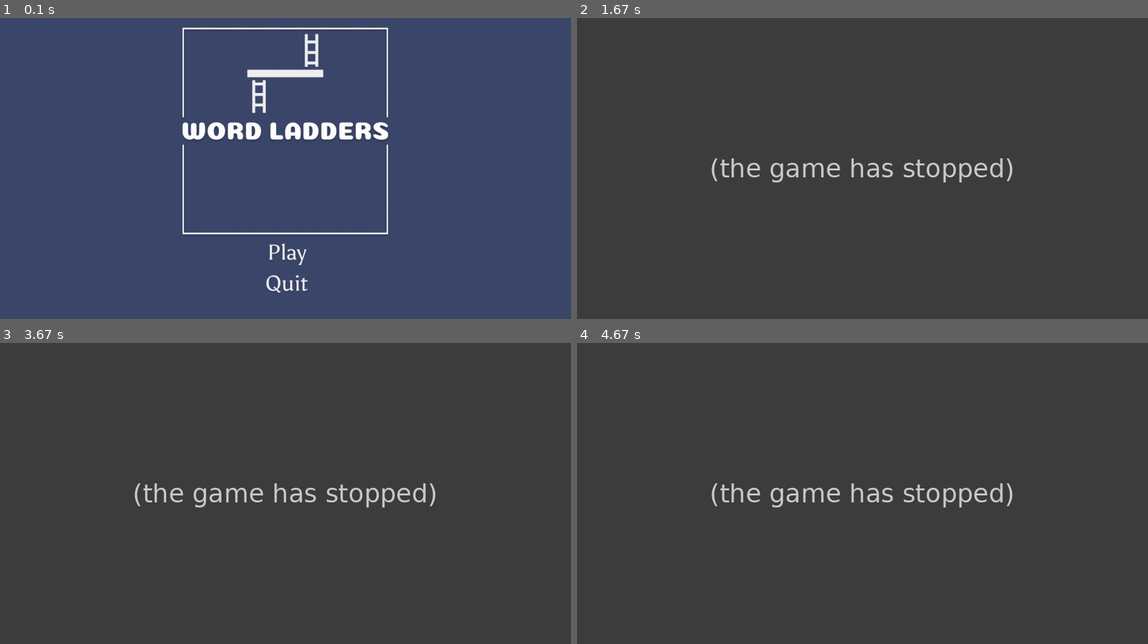
Above: before the commit, frames 1-4 (two rows, left to right).
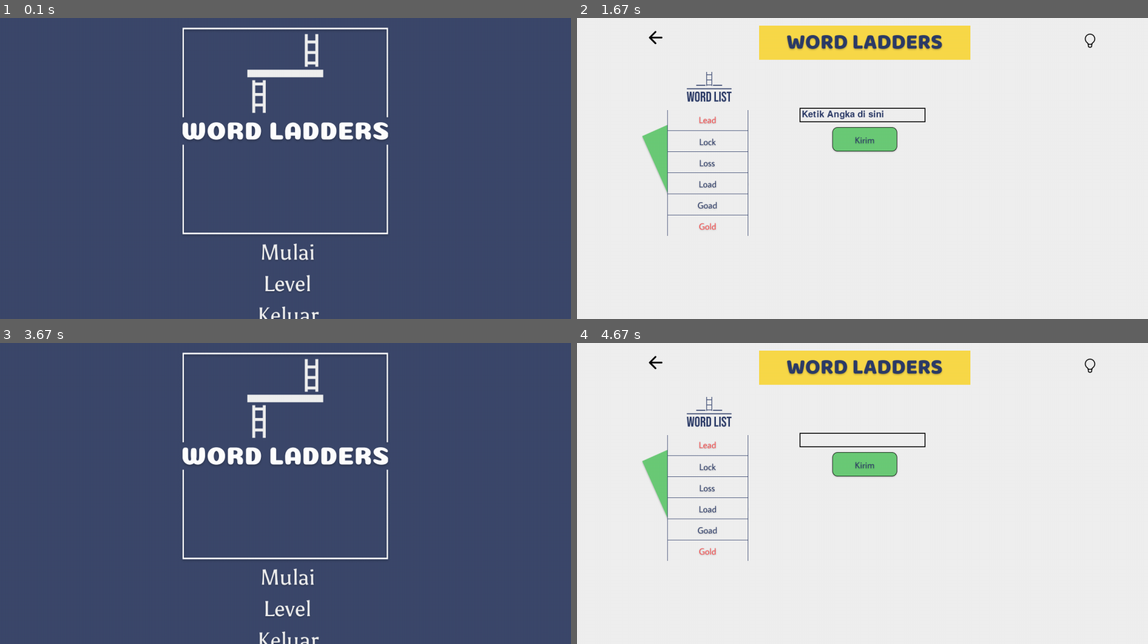
Above: after the commit, the same moments.

Repository: dagdo03/Project_KB
Game: pygame game, started from pygame/main.py
Two runs of this game, one before a commit and one after it. Both use one fixed random seed, a clock stepped at 60 frames per second and the inputs below.
Inputs (mouse positions are in pixels of both pictures, inside the frame that each line leads up to):
- Up to frame 1 (0.1 s): no input
- Up to frame 2 (1.67 s): click (862, 282) at 0.38 s; click (788, 132) at 0.72 s; click (656, 39) at 1.05 s; click (862, 252) at 1.38 s
- Up to frame 3 (3.67 s): click "Ketik Angka di sini" at 1.72 s; click (256, 571) at 2.05 s; click (268, 442) at 2.38 s; click (205, 430) at 2.72 s; click (79, 364) at 3.55 s
- Up to frame 4 (4.67 s): click (862, 607) at 3.88 s; click (748, 457) at 4.22 s; click "Ketik Angka di sini" at 4.55 s

The runs differ from the first frame. In frame 1, 0.6% of the frame differs, in the area x 45-56%, y 74-100%; in frame 2, 100%; in frame 3, 100%, in the area x 0-100%, y 0-100%; in frame 4, 100%.
Before the commit the program exited at 0.38 s; later frames show no game.

Commit message:
Feat: add select level feature

Diff:
--- a/pygame/main.py
+++ b/pygame/main.py
@@ -51,7 +51,7 @@
 
 #load button image
 play_img = pygame.image.load('pygame/Assets/play_icon.png').convert_alpha()
-levels_img = pygame.image.load('pygame/Assets/levels_icon.png').convert_alpha()
+
 settings_img = pygame.image.load('pygame/Assets/settings_icon.png').convert_alpha()
 quit_img = pygame.image.load('pygame/Assets/quit_icon.png').convert_alpha()
 
@@ -73,20 +73,21 @@
 lvl4_img = pygame.image.load('pygame/Assets/gameplay/levels/level4.png')
 #create button
 play_button = button.Button((screen_width/2 - play_img.get_width()/2), 500, play_img, 1)
-levels_button = button.Button(520, 530, levels_img, 1)
+levels_img = pygame.image.load('pygame/Assets/levels_icon.png').convert_alpha()
+levels_button = button.Button((screen_width/2 - levels_img.get_width()/2), 570, levels_img, 1)
 settings_button = button.Button(400, 400, settings_img, 1)
-quit_button = button.Button((screen_width/2 - play_img.get_width()/2) - 7, 570, quit_img, 1)
+quit_button = button.Button((screen_width/2 - play_img.get_width()/2) - 5, 640, quit_img, 1)
 close_button = button.Button(450, 30 , close_img, 1)
 closeEnd_button = button.Button(tamat_img_x + 15, 113 , closeEnd_img, 1)
-next_button = button.Button(screen_width - 200, screen_height - 150, next_img, 1)
+next_button = button.Button(screen_width - 350, screen_height - 150, next_img, 1)
 hint_button = button.Button(screen_width - screen_width / 8, screen_height/25, hint_img, 1)
 
 back_button = button.Button(screen_width / 8, screen_height / 25 , back_img, 1)
 submit_button = button.Button((screen_width/2 - submit_img.get_width()/2), screen_height/3, submit_img, 1)
 #text
-base_font = pygame.font.Font(None,32)
+base_font = pygame.font.Font(None,30)
 user_text = ''
-writeInp_text = 'Write your answer here'
+writeInp_text = 'Ketik Angka di sini'
 
 #input
 end_rect = pygame.Rect(0, 0, screen_width, screen_height)
@@ -160,9 +161,34 @@
     #     screen.blit(ans_hint, ((input_rect.x + 5), (input_rect.y + 285)))
     # screen.fill((240, 240, 240))
 
-
-
+#import button select level
+title_lvl_img = pygame.image.load('pygame/Assets/gameplay/selectlevel/title.png')
+title_lvl_img_x = (screen_width/2 - title_lvl_img.get_width()/2)
+title_lvl_img_y = screen_height / 20
+
+close_level_img = pygame.image.load('pygame/Assets/gameplay/selectlevel/close.png')
+close_level_x = screen_width / 15
+close_level_y = screen_height / 20
+close_level_button = button.Button(close_level_x, close_level_y, close_level_img, 1)
+
+bg_level = pygame.image.load('pygame/Assets/gameplay/selectlevel/background.png').convert_alpha()
+bg_level_x = (screen_width/2 - bg_level.get_width()/2)
+bg_level_y = screen_height / 2 - bg_level.get_height()/2
+
+select_level_1 = pygame.image.load('pygame/Assets/gameplay/selectlevel/level1.png').convert_alpha()
+select_level_1_x = bg_level.get_width() / 3.5
+select_level_1_y = bg_level.get_height() /3
+select_level_1_button = button.Button(select_level_1_x, select_level_1_y, select_level_1, 1)
+select_level_2 = pygame.image.load('pygame/Assets/gameplay/selectlevel/level2.png').convert_alpha()
+select_level_2_x = bg_level.get_width() / 2.8
+select_level_2_y = bg_level.get_height() / 3
+select_level_2_button = button.Button(select_level_2_x, select_level_2_y, select_level_2, 1)
 #BFS
+def selectLevel():
+    menu_state = "levels"
+    screen.blit(title_lvl_img, (title_lvl_img_x, title_lvl_img_y))
+    screen.blit(bg_level, (bg_level_x, bg_level_y))
+    screen.blit(close_level_img, (close_level_x, close_level_y))
 
 
 def ladderLength(beginWord: str, endWord: str, wordList):
@@ -237,6 +263,8 @@
         #     running = 'setting'
         if quit_button.draw(screen):
             exit()
+        if levels_button.draw(screen):
+            running = "levels"
         if play_button.draw(screen):
             number = 1
             count = 1
@@ -334,4 +362,20 @@
                 number = 1
     #         # menu_state == "main"
                 running = 'menu'
+    elif running == "levels":
+        screen.fill((33, 42, 62))
+        selectLevel()
+
+        if close_level_button.draw(screen):
+                number = 1
+    #         # menu_state == "main"
+                running = 'menu'
+        if select_level_1_button.draw(screen):
+            number = 1
+            count = 1
+            running = "gameplay"
+        elif select_level_2_button.draw(screen):
+            number = 2
+            count = 1
+            running = "gameplay"
     pygame.display.update()
Binary file changed: pygame/Assets/gameplay/next.png
Binary file added: pygame/Assets/gameplay/selectlevel/background.png
Binary file added: pygame/Assets/gameplay/selectlevel/close.png
Binary file added: pygame/Assets/gameplay/selectlevel/level1.png
Binary file added: pygame/Assets/gameplay/selectlevel/level2.png
Binary file added: pygame/Assets/gameplay/selectlevel/level3.png
Binary file added: pygame/Assets/gameplay/selectlevel/title.png
Binary file changed: pygame/Assets/gameplay/submit.png
Binary file changed: pygame/Assets/levels_icon.png
Binary file changed: pygame/Assets/play_icon.png
Binary file changed: pygame/Assets/quit_icon.png
